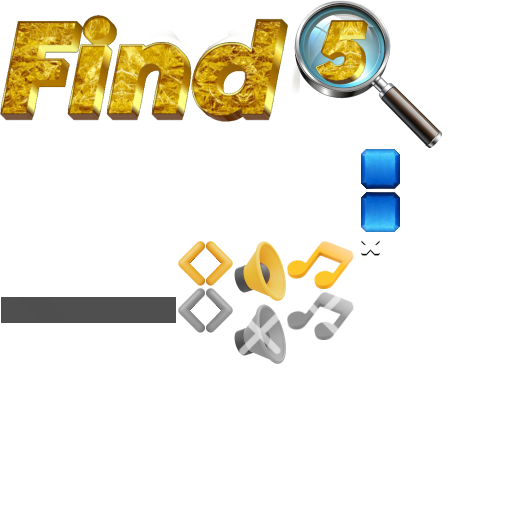
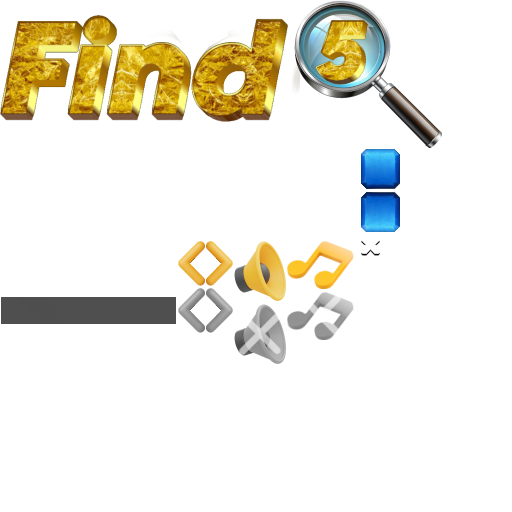
Comparing the layer stacks of the two 512×512 images. Changes:
painted on "category" over (1, 323, 176, 324)